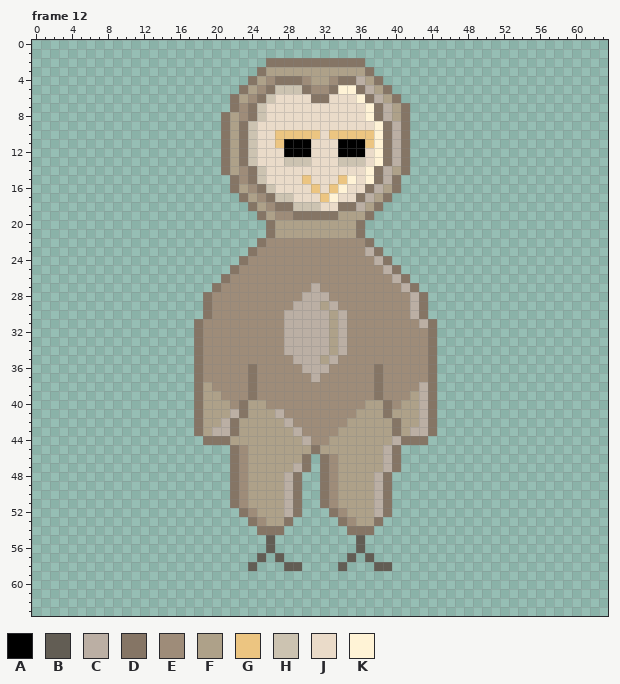
Two versions of one pixel-art file, assets/enemies/buho Boss/buho.aseprite. This is how it looked before the edit.
64x64 pixels, 12 frames. Colours within 5 levels of each other are drawn and written as one. Shown: frame 12. The commit also changed other frames, which this record leaves out.
Visible layers, top first: "cabeza", "brazo I", "brazo D", "pierna 1", "pierna 2", "torso".
Palette (. is transparent): A #000000  B #625d54  C #bbafa4  D #857565  E #9e8c79  F #aea189  G #ecc581  H #ccc3b1  J #eadbc9  K #fff3d6
Pixels before, frame 12 (only the part around the change), first column x 9:
14 ............DFEDHJJJJJJJJJJJKDCFD..................
15 .............DEDHJJJJGJJJGKJKDCD...................
16 .............DFEDHJJJJGJGKJJDCFD...................
17 ..............DFEDHHJJJGKJJDCFD....................
18 ...............DFEDDHHHJJDDCFD.....................
19 ................DFEEDDDDDFFFD......................
20 .................DFFFFFFFFFD.......................
21 .................DFFFFFFFFFD.......................
22 ................DEEEEEEEEEEED......................
23 ...............DEEEEEEEEEEEECD.....................
24 ..............DEEEEEEEEEEEEEECD....................
25 .............DEEEEEEEEEEEEEEEECD...................
26 ............DEEEEEEEEEEEEEEEEEECD..................
27 ...........DEEEEEEEEEECEEEEEEEEECD.................
28 ..........DEEEEEEEEEECCCEEEEEEEEECD................
29 ..........DEEEEEEEEECCCFCEEEEEEEECD................
30 ..........DEEEEEEEECCCCCFCEEEEEEECD................
31 .........DEEEEEEEEECCCCCFCEEEEEEEECD...............
32 .........DEEEEEEEEECCCCCFCEEEEEEEEED...............
33 .........DEEEEEEEEECCCCCFCEEEEEEEEED...............
34 .........DEEEEEEEEECCCCCFCEEEEEEEEED...............
35 .........DEEEEEEEEEECCCFCEEEEEEEEEED...............
36 .........DEEEEEDEEEEECCCEEEEEDEEEEED...............
37 .........DEEEEEDEEEEEECEEEEEEDEEEEED...............
38 .........DFEEEEDEEEEEEEEEEEEEDEEEECD...............
39 .........DFFEEEDEEEEEEEEEEEEEDEEEFCD...............
40 .........DFFFEDFFEEEEEEEEEEEFFDEFFCD...............
41 .........DFFFCDFFFCEEEEEEEEFFFDFFFCD...............
42 .........DFFCDFFFFFCEEEEEEFFFFFDFFCD...............
43 .........DFCCDFFFFFFCEEEEFFFFFFDFCCD...............
44 ..........DDDFFFFFFFFCEEFFFFFFFCDDD................
45 .............DEFFFFFFFDFFFFFFFCD...................
46 .............DEFFFFFFD.DEFFFFFCD...................
47 .............DEFFFFFCD.DEFFFFFCD...................
48 .............DEFFFFCD..DEFFFFCD....................
49 .............DEFFFFCD..DEFFFFCD....................
New version:
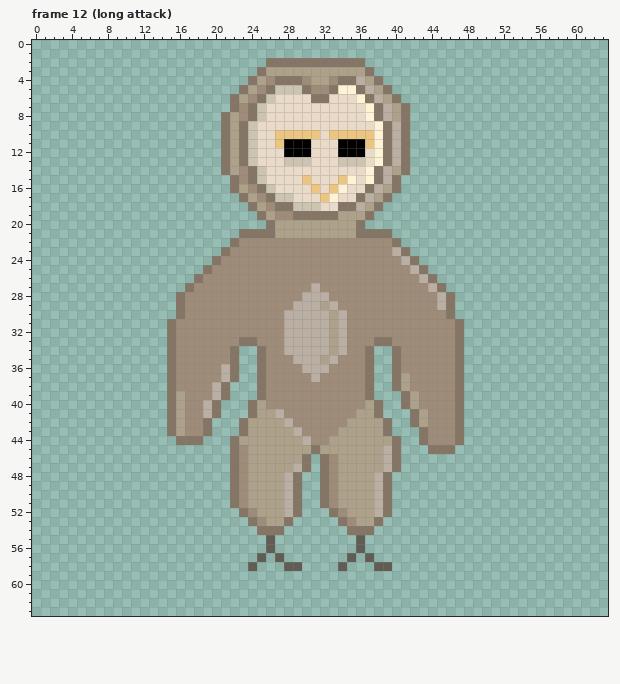
Difference:
Frame 12 (long attack):
y 21: x 23..25 ... -> DDD; x 37..39 ... -> DDD
y 22: x 22..25 ...D -> DEEE; x 37..40 D... -> EEED
y 23: x 21..24 ...D -> DEEE; x 37..41 CD... -> EEECD
y 24: x 20..23 ...D -> DEEE; x 38..42 CD... -> EEECD
y 25: x 19..22 ...D -> DEEE; x 39..43 CD... -> EEECD
y 26: x 18..21 ...D -> DEEE; x 40..44 CD... -> EEECD
y 27: x 17..20 ...D -> DEEE; x 41..45 CD... -> EEECD
y 28..29: x 16..19 ...D -> DEEE; x 42..46 CD... -> EEECD
y 30: x 16..19 ...D -> DEEE; x 42..46 CD... -> EEEED
y 31: x 15..18 ...D -> DEEE; x 43..47 CD... -> EEEED
y 32: x 15..18 ...D -> DEEE; x 44..47 D... -> EEED
y 33: x 15..18 ...D -> DEEE; x 23..24 EE -> DD; x 38..39 EE -> DD; x 44..47 D... -> EEED
y 34..35: x 15..18 ...D -> DEEE; x 22..25 EEEE -> D..D; x 37..40 EEEE -> D..D; x 44..47 D... -> EEED
y 36: x 15..18 ...D -> DEEE; x 21..25 EEEDE -> CD..D; x 37..40 EDEE -> D..D; x 44..47 D... -> EEED
y 37: x 15..18 ...D -> DEEE; x 21..25 EEEDE -> CD..D; x 37..41 EDEEE -> D..DF; x 44..47 D... -> EEED
y 38: x 15..25 ...DFEEEEDE -> DEEEECD...D; x 37..41 EDEEE -> D..DF; x 43..47 CD... -> EEEED
y 39: x 15..25 ...DFFEEEDE -> DFEEECD...D; x 37..41 EDEEE -> D...D; x 43..47 CD... -> EEEED
y 40: x 15..24 ...DFFFEDF -> DFEECD...D; x 38..41 FDEF -> D..D; x 43..47 CD... -> EEEED
y 41: x 15..24 ...DFFFCDF -> DFEECD...D; x 38..47 FDFFFCD... -> D...DFEEED
y 42: x 15..23 ...DFFCDF -> DFEED...D; x 39..47 FDFFCD... -> D..DFEEED
y 43: x 15..23 ...DFCCDF -> DFEED...D; x 39..47 FDFCCD... -> D...DEEED
y 44: x 16..22 ...DDDF -> DDD...D; x 40..42 CDD -> D..; x 44..47 .... -> EEED
y 45: x 44..46 ... -> DDD
Boxes around the changes in both pictures, in picture pixels (x1, y1, x2, y2):
changed: (167, 229, 266, 445)
changed: (365, 229, 464, 454)
